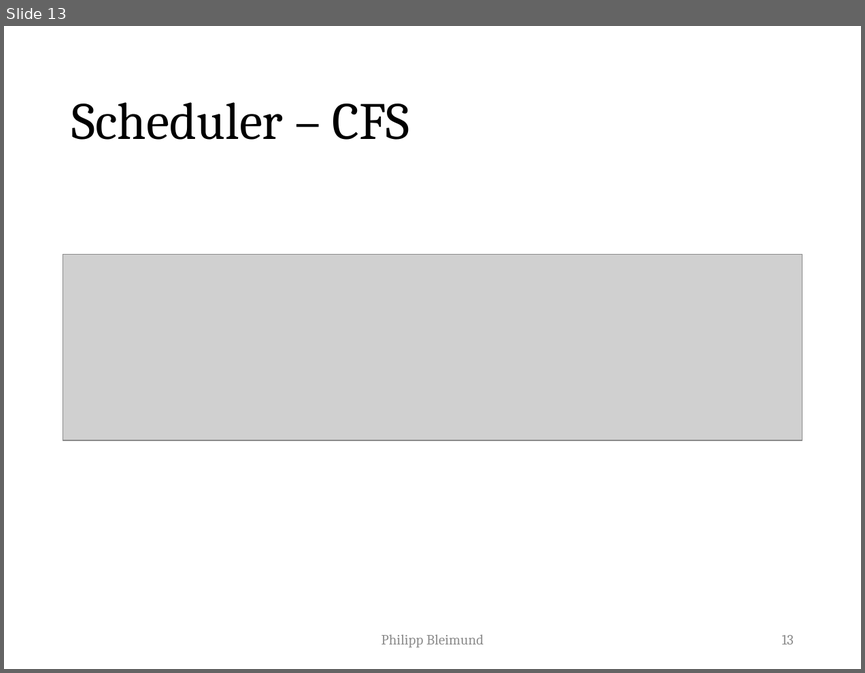
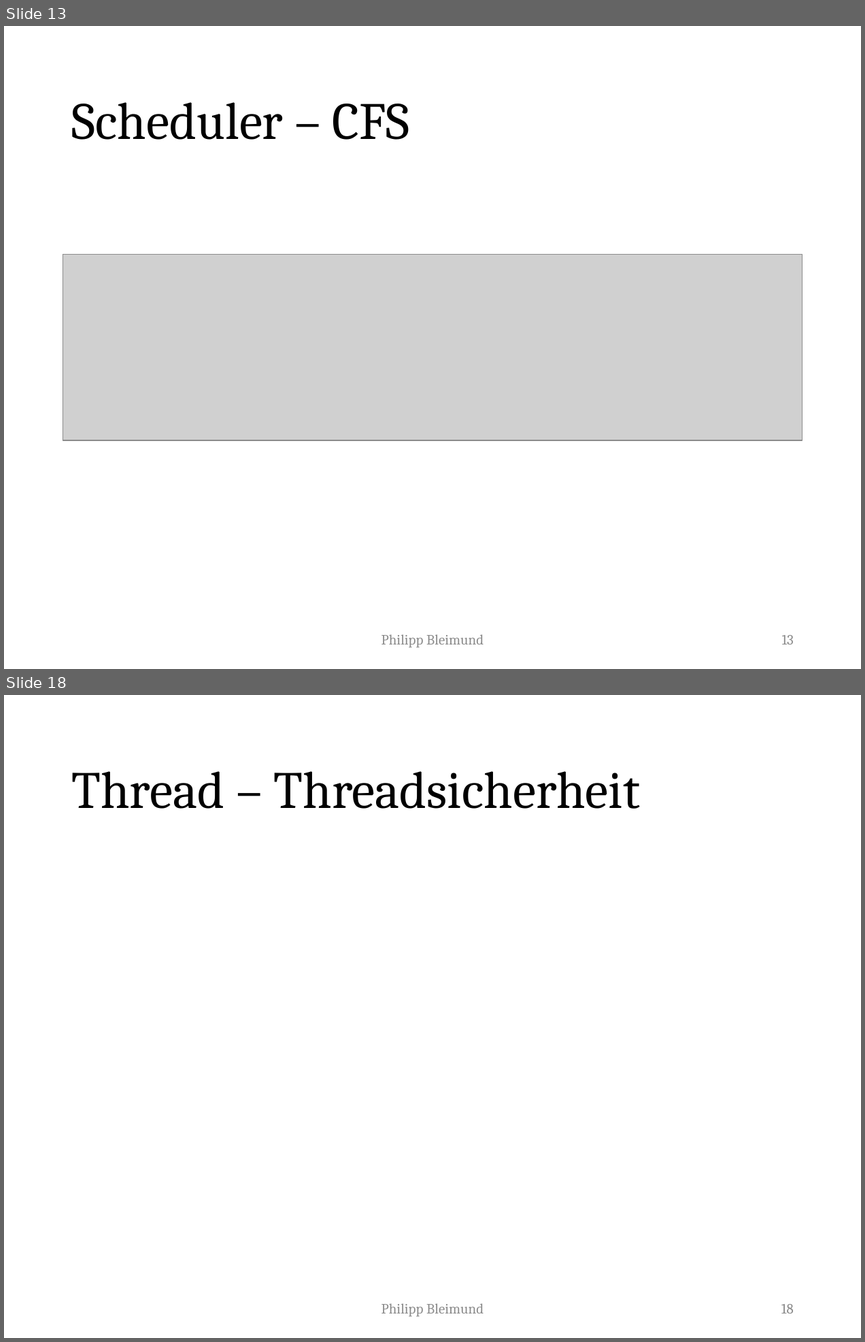
Before and after one commit to PhilippBleimund/Facharbeit_PictureMosiak, a slide deck: PowerPoint/main.pptx. Shown one above the other, each under a label of ours: slide 13 before the commit, slides 13 and 18 after it; the slides between them are not shown. The pictures are 865x673 and 865x1342 pixels, drawn with LibreOffice and Linux fonts; fonts in the diff are those of the drawing; grey boxes stand for pictures. Boxes give left, top, right and bottom in pixels: in the first picture for what was removed or moved away, otherwise in the second. Text is boxed around its words. In the diff, an @@ line names an element or a change of style, - is before the commit and + after.

```diff
--- a/PowerPoint/main.pptx
+++ b/PowerPoint/main.pptx
@@ slide 18 added at (x1=4, y1=695, x2=861, y2=1338), background #FFFFFF @@
@@ title added at (x1=71, y1=771, x2=640, y2=809), 44 pt, text #000000 @@
+Thread – Threadsicherheit
@@ text added at (x1=381, y1=1303, x2=483, y2=1317), 12 pt, text #8C8C8C @@
+Philipp Bleimund
@@ page number added at (x1=781, y1=1304, x2=793, y2=1313), 12 pt, text #8C8C8C @@
+18
```
Also in this commit, not shown: 4 other slides added, 12 other files.
